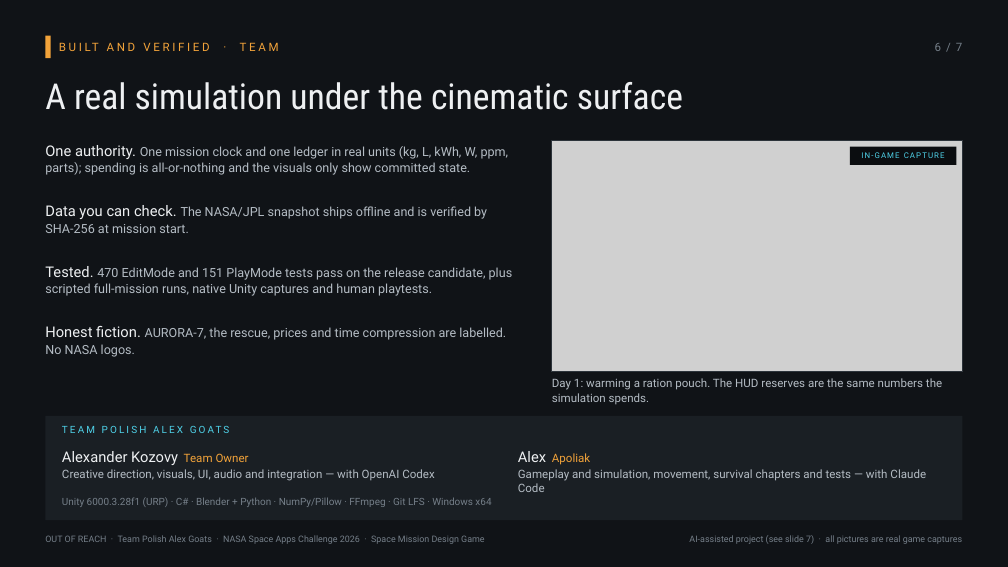
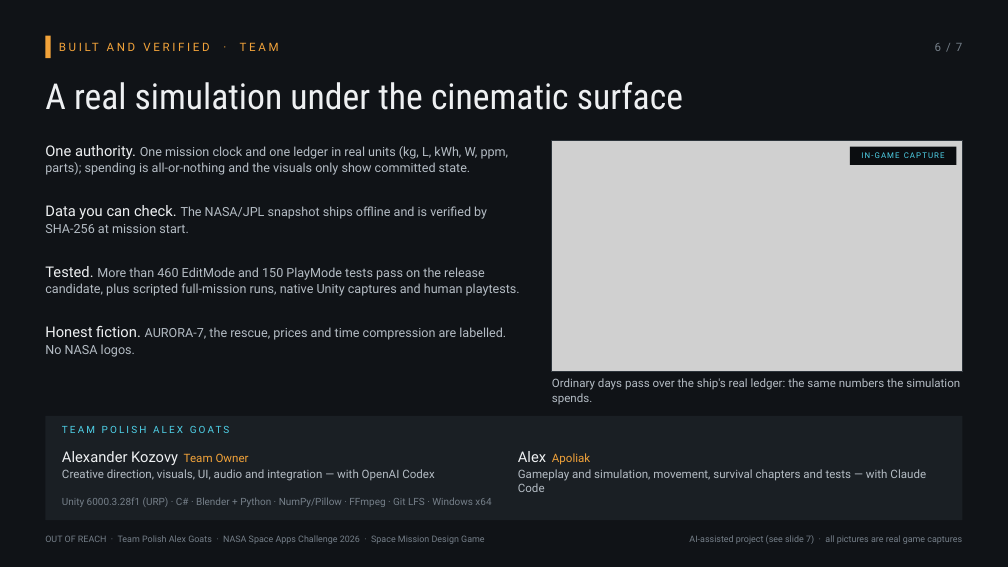
Before and after one commit to alex-slovakia/out-of-reach, a slide deck: slide 6 of docs/submission-draft-2026/deck/OUT-OF-REACH_SpaceApps2026_deck.pptx. Drawn at 1008x567 pixels with LibreOffice and Linux fonts; fonts in the diff are those of the drawing; grey boxes stand for pictures. Boxes give left, top, right and bottom in pixels: in the first picture for what was removed or moved away, otherwise in the second. Text is boxed around its words. In the diff, an @@ line names an element or a change of style, - is before the commit and + after.

```diff
--- a/docs/submission-draft-2026/deck/OUT-OF-REACH_SpaceApps2026_deck.pptx
+++ b/docs/submission-draft-2026/deck/OUT-OF-REACH_SpaceApps2026_deck.pptx
@@ text at box(45, 266, 520, 296): text changed @@
-Tested. 470 EditMode and 151 PlayMode tests pass on the release candidate, plus scripted full-mission runs, native Unity captures and human playtests.
+Tested. More than 460 EditMode and 150 PlayMode tests pass on the release candidate, plus scripted full-mission runs, native Unity captures and human playtests.
@@ text at box(552, 378, 960, 404): text changed @@
-Day 1: warming a ration pouch. The HUD reserves are the same numbers the simulation spends.
+Ordinary days pass over the ship's real ledger: the same numbers the simulation spends.
```
Also in this commit, not shown: 2 other slides changed, 16 other files.
